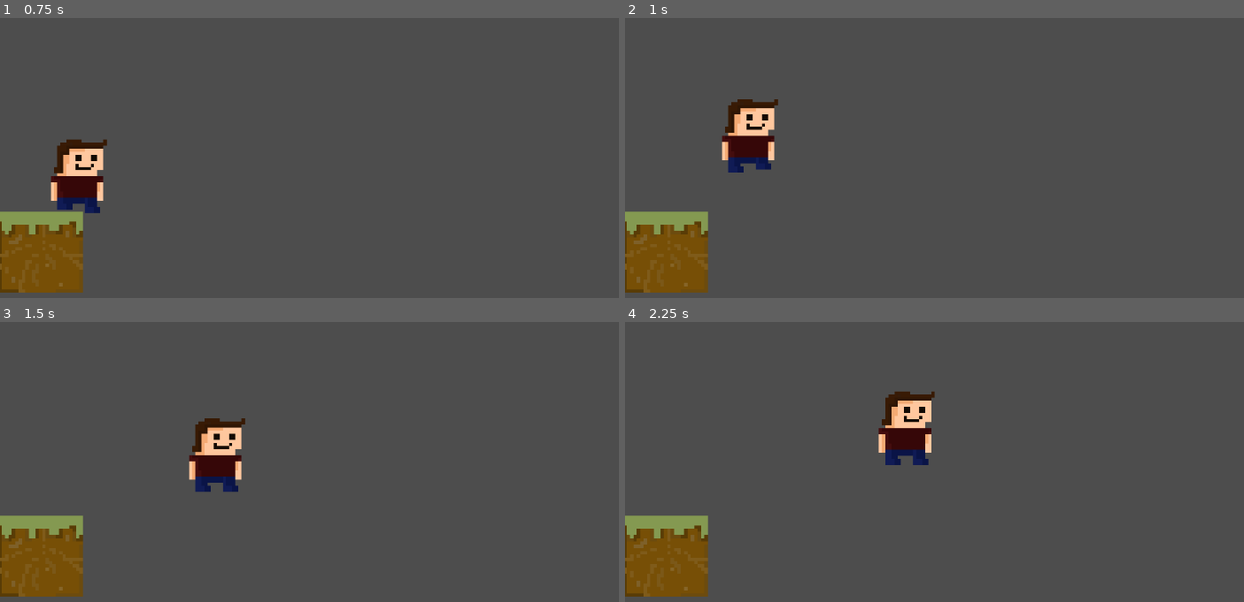
Above: before the commit, frames 1-4 (two rows, left to right).
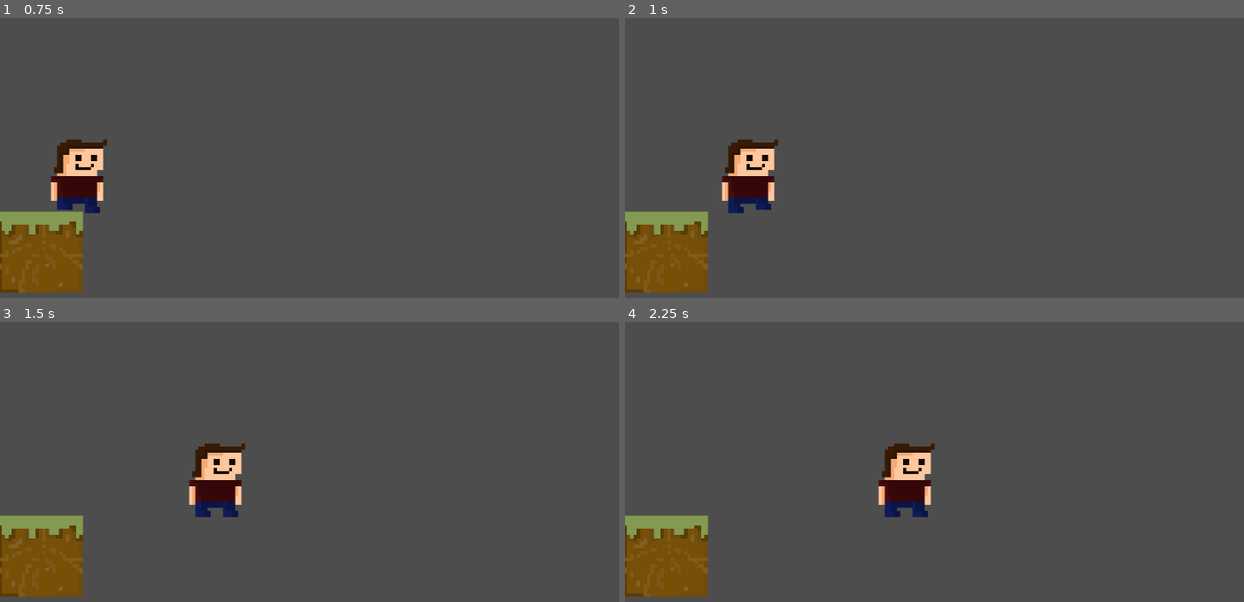
Above: after the commit, the same moments.

Repository: TreFaglarFilm/Spel-med-Wilmer
Game: Godot game, scene res://node_2d.tscn
Same seed, same stepped clock (60 frames per second), same inputs: the game is played once before the commit and once after it.
Inputs:
- Up to frame 1 (0.75 s): tap Enter (ui_accept) at 0.5, 0.6 s; hold Right (ui_right) from 0.53 s (still down)
- Up to frame 2 (1 s): keep holding Right (ui_right); tap Enter (ui_accept) at 0.77 s
- Up to frame 3 (1.5 s): keep holding Right (ui_right); tap Enter (ui_accept) at 1.07, 1.35 s
- Up to frame 4 (2.25 s): tap Enter (ui_accept) at 1.52, 1.82, 2.1 s; release Right (ui_right) at 2.03 s; hold Left (ui_left) from 2.03 s (still down)

Frame 1 is identical in both runs. In frame 2, 2.8% of the frame differs, in the area x 15-25%, y 29-70%; in frame 3, 2.6%; in frame 4, 3.3%, in the area x 40-51%, y 24-70%.

Commit message:
added jumping sounds

Diff:
--- a/spel/spelmedfåglarna!/Kod/character move,emt.gd
+++ b/spel/spelmedfåglarna!/Kod/character move,emt.gd
@@ -11,8 +11,10 @@
 		velocity += get_gravity() * delta
 
 	# Handle jump.
-	if Input.is_action_just_pressed("ui_accept") and is_on_floor():
+	if Input.is_action_just_pressed("ui_up") and is_on_floor():
+
 		velocity.y = JUMP_VELOCITY
+		$AudioStreamPlayer2D.play()
 
 	# Get the input direction and handle the movement/deceleration.
 	# As good practice, you should replace UI actions with custom gameplay actions.
--- a/spel/spelmedfåglarna!/node_2d.tscn
+++ b/spel/spelmedfåglarna!/node_2d.tscn
@@ -1,10 +1,11 @@
-[gd_scene load_steps=11 format=3 uid="uid://bw38lsxfautvt"]
+[gd_scene load_steps=12 format=3 uid="uid://bw38lsxfautvt"]
 
 [ext_resource type="Script" uid="uid://bt72j3rqspp28" path="res://Kod/character move,emt.gd" id="1_0e48y"]
 [ext_resource type="Texture2D" uid="uid://ygjqsxq17tof" path="res://Sprites/karaktär/charecter.png" id="2_epypp"]
 [ext_resource type="Texture2D" uid="uid://btnhrgl8khucf" path="res://Sprites/karaktär/charecter walk_1.png" id="3_kdubu"]
 [ext_resource type="Texture2D" uid="uid://cmdcyx86jiv6t" path="res://Sprites/karaktär/charecter walk_2.png" id="4_d21ai"]
 [ext_resource type="Texture2D" uid="uid://da7iwvcoej7vt" path="res://Sprites/karaktär/charecter blink.png" id="5_rj586"]
+[ext_resource type="AudioStream" uid="uid://bo7aw8iigbbft" path="res://ljud/charecter/jump_6.wav" id="6_d21ai"]
 [ext_resource type="Texture2D" uid="uid://drwmlx57rmmn2" path="res://Sprites/grass_block.png" id="6_kdubu"]
 
 [sub_resource type="RectangleShape2D" id="RectangleShape2D_0hol4"]
@@ -120,6 +121,9 @@
 sprite_frames = SubResource("SpriteFrames_4d7sh")
 animation = &"idle"
 
+[node name="AudioStreamPlayer2D" type="AudioStreamPlayer2D" parent="CharacterBody2D"]
+stream = ExtResource("6_d21ai")
+
 [node name="StaticBody2D" type="StaticBody2D" parent="."]
 
 [node name="CollisionShape2D" type="CollisionShape2D" parent="StaticBody2D"]
Not shown, added: spel/spelmedfåglarna!/ljud/charecter/jump_1.wav.import
Not shown, added: spel/spelmedfåglarna!/ljud/charecter/jump_2.wav.import
Not shown, added: spel/spelmedfåglarna!/ljud/charecter/jump_3.wav.import
Not shown, added: spel/spelmedfåglarna!/ljud/charecter/jump_4.wav.import
Not shown, added: spel/spelmedfåglarna!/ljud/charecter/jump_5.wav.import
Not shown, added: spel/spelmedfåglarna!/ljud/charecter/jump_6.wav.import
